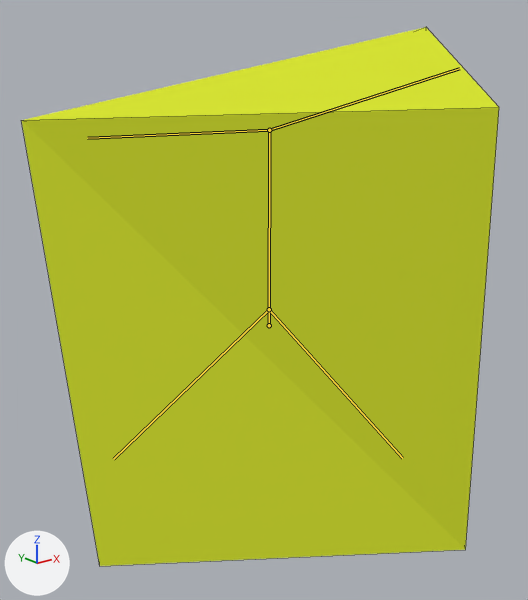
A saved change to the Blender file Blender/cube_character_pushing.blend.
Before and after are seen from a 50 mm camera at (-1.84, -2.26, 1.57) aimed at (-0.05, -0.03, 0.68). The lights are fixed; the arrows at lower left show +X, +Y and +Z. Both versions are drawn at frame 21 of the action 'ArmatureAction.001'; the numbers are the values there. The bones that bend it are drawn over the model as lines. Mesh edges are drawn as thin lines.
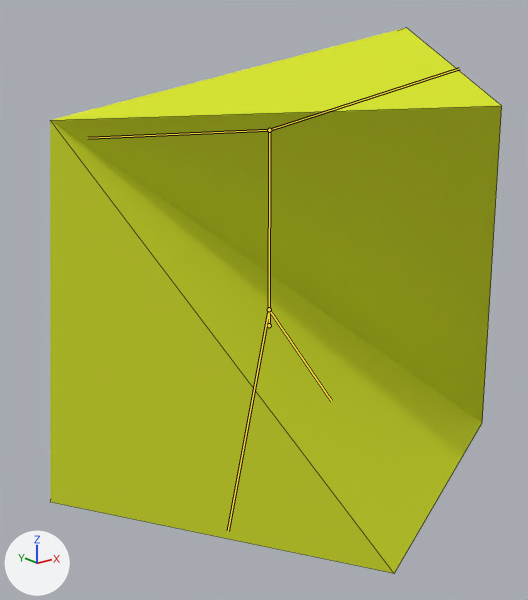
Pixel boxes (x1, y1, x2, y2) of what changed, in the pictures (528 x 600 px):
'Cube', posed: before (21, 27, 499, 566); after (50, 28, 502, 573)
bone 'Bone.001', root to tip: before (269, 309) to (402, 458); after (269, 309) to (331, 401)
bone 'Bone.005', root to tip: before (269, 309) to (113, 459); after (269, 309) to (228, 531)

Patch to the scene script:
```diff
--- a/Blender/cube_character_pushing.blend.py
+++ b/Blender/cube_character_pushing.blend.py
@@ bone_bone_001 @@
 bone_bone_001 = bpy.data.objects['Armature'].pose.bones['Bone.001']  # child of 'Bone'
-bone_bone_001.rotation_quaternion = (0.917, 0.0, 0.296, -0.267)  # degrees (-11, 33, -36)
+bone_bone_001.rotation_quaternion = (0.977, 0.0, -0.115, 0.104)  # degrees (-1, -13, 12)
@@ bone_bone_005 @@
 bone_bone_005 = bpy.data.objects['Armature'].pose.bones['Bone.005']  # child of 'Bone'
-bone_bone_005.rotation_quaternion = (0.975, 0.0, 0.149, -0.164)  # degrees (-3, 17, -19)
+bone_bone_005.rotation_quaternion = (0.935, 0.0, -0.22, 0.241)  # degrees (-7, -25, 30)
```
